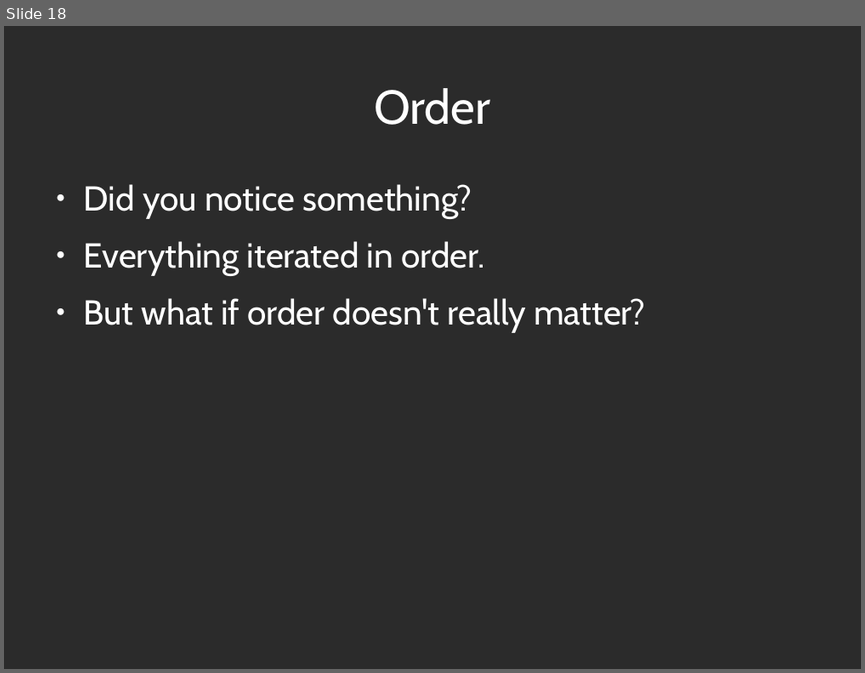
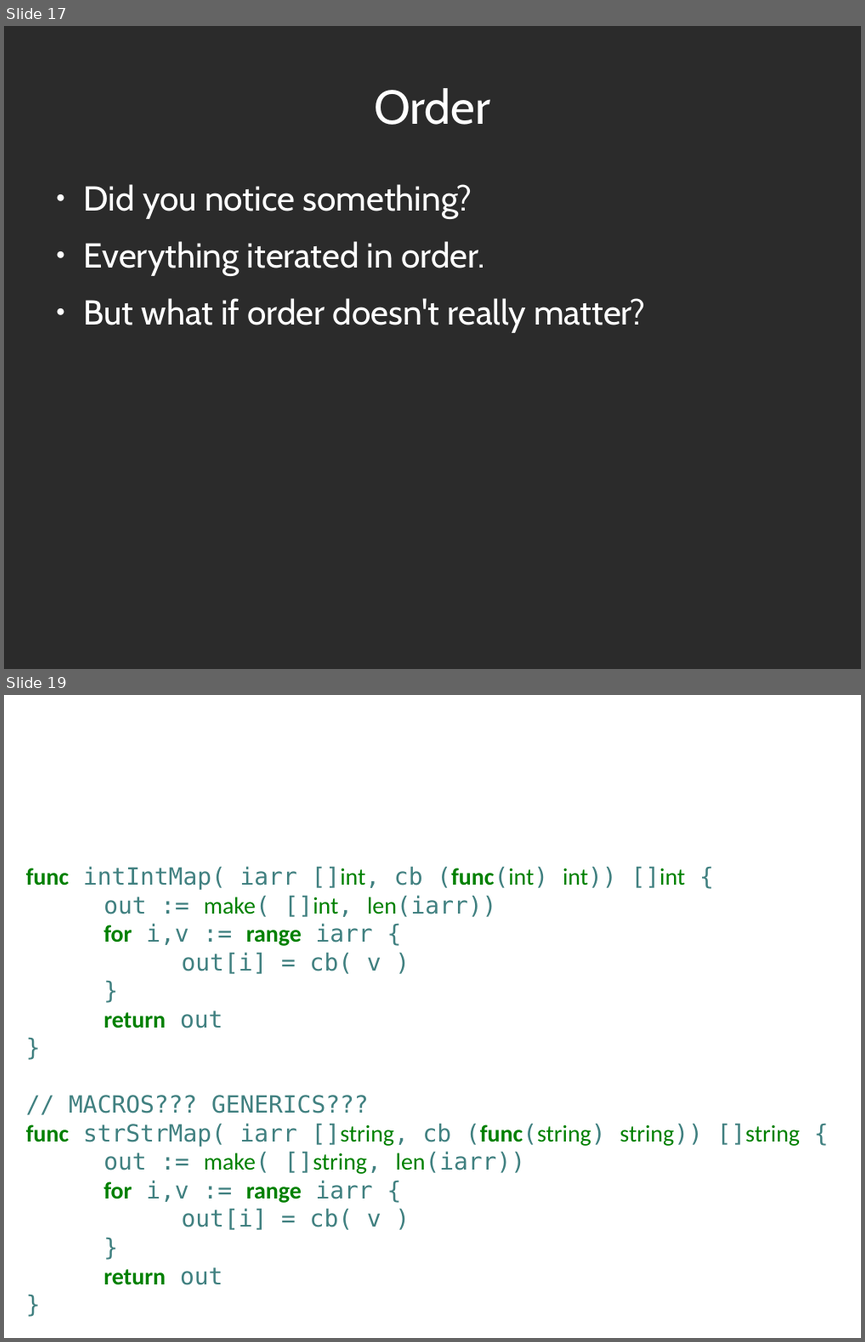
Before and after one commit to abramhindle/python-iteration-talk, a slide deck: iteration-talk-go.odp. Shown one above the other, each under a label of ours: slide 18 before the commit, slides 17 and 19 after it; the slides between them are not shown. The pictures are 865x673 and 865x1342 pixels, drawn with LibreOffice and Linux fonts; fonts in the diff are those of the drawing; background and template pictures are left out; a plain dark background stands for a picture behind light text. Boxes give left, top, right and bottom in pixels: in the first picture for what was removed or moved away, otherwise in the second. Text is boxed around its words. In the diff, an @@ line names an element or a change of style, - is before the commit and + after.

```diff
--- a/iteration-talk-go.odp
+++ b/iteration-talk-go.odp
@@ slide 19 added at [4,695,861,1338], background picture (left out) @@
@@ title added at [46,721,818,828], 44 pt, text #FFFFFF @@
+Map Example
@@ text added at [26,866,800,1285], 22 pt, text #408080 @@
+func intIntMap( iarr []int, cb (func(int) int)) []int {
+out := make( []int, len(iarr))
+for i,v := range iarr {
+out[i] = cb( v )
+}
+return out
+}
+// MACROS??? GENERICS???
+func strStrMap( iarr []string, cb (func(string) string)) []string {
+out := make( []string, len(iarr))
+for i,v := range iarr {
+out[i] = cb( v )
+}
+return out
+}
@@ what was slide 18 is now slide 17 @@
```
Also in this commit, not shown: 9 slides changed, 11 other slides added, 3 slides removed, 1 other file.
